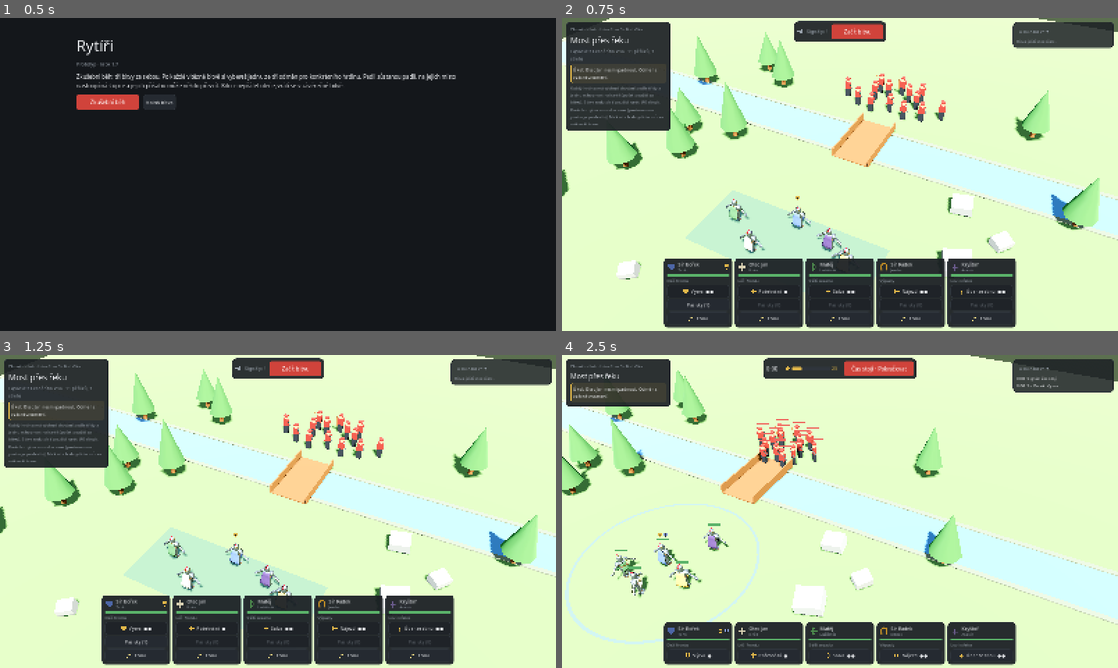
Above: before the commit, frames 1-4 (two rows, left to right).
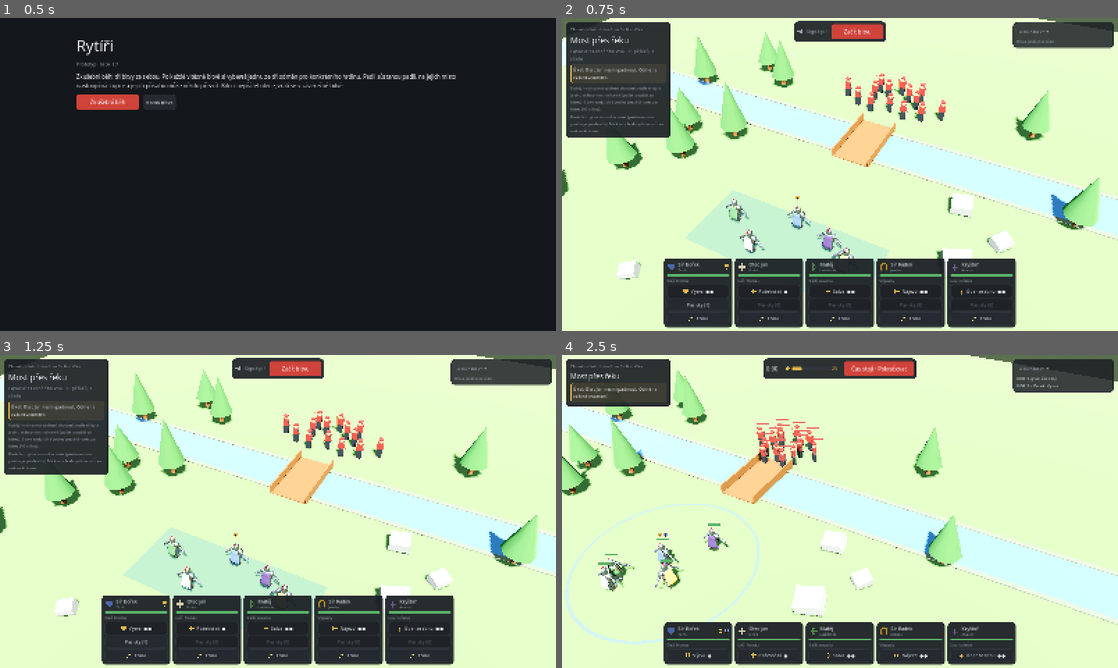
Above: after the commit, the same moments.

Repository: tomaspatolan-bit/roguelike
Game: Godot game, scene res://scenes/run/run.tscn
Same seed, same stepped clock (60 frames per second), same inputs: the game is played once before the commit and once after it.
Inputs (mouse positions are in pixels of both pictures, inside the frame that each line leads up to):
- Up to frame 1 (0.5 s): no input
- Up to frame 2 (0.75 s): click "Zkušební běh" at 0.5 s
- Up to frame 3 (1.25 s): no input
- Up to frame 4 (2.5 s): click "Začít bitvu" at 1.25 s; tap Enter at 2 s; move the mouse to (962, 495) at 2.02 s; hold D from 2.03 s (still down); tap 1 at 2.1 s; click (962, 495) at 2.17 s; tap Space at 2.27 s

Frame 1 is identical in both runs. In frame 2, 0.6% of the frame differs, in the area x 0-20%, y 26-39%; in frame 3, 0.6%; in frame 4, 1.1%, in the area x 6-26%, y 62-78%.

Commit message:
Po playtestu běhu: hrdinové nekmitají, kněz pomáhá, limit schopností za slávu
Klidová místa s tolerancí a couvání lučištníka s odstupem (pryč kmitání),
kněz jde k bojujícímu i přes přechod a když nikdo nepotřebuje léčit, bojuje,
oddíl nechodí za asasínem přes řeku. Schopnost navíc za slávu 1× za bitvu,
Požehnání se 20 s nabíjí, do další bitvy nejvýš 50 slávy.

Co-Authored-By: Claude Opus 5.5 <noreply@anthropic.com>
Claude-Session: https://claude.ai/code/session_01YTcC7gpzrVVeumCwLBkTTm

Diff:
--- a/data/rod_vlka.json
+++ b/data/rod_vlka.json
@@ -1,5 +1,5 @@
 {
-  "_info": "Rod Vlka: sestava je v units.json (knights), tad …(86 unchanged characters)… use_cost = cena použití schopnosti navíc. start_passives = pasivky a přísahy hrd …(107 unchanged characters)…
+  "_info": "Rod Vlka: sestava je v units.json (knights), tad …(86 unchanged characters)… use_cost = cena použití schopnosti navíc, extra_uses_max = kolikrát navíc smí hrdina za bitvu, carry_max = kolik slávy si rod nese do další bitvy běhu. start_passives = pasivky a přísahy hrd …(107 unchanged characters)…
   "name": "Rod Vlka",
   "glory": {
     "start": 25,
@@ -7,7 +7,9 @@
     "per_hit": 0.5,
     "per_kill": 10,
     "oath_per_second": 1.0,
-    "extra_use_cost": 40
+    "extra_use_cost": 40,
+    "extra_uses_max": 1,
+    "carry_max": 50
   },
   "start_passives": {
     "tank": [
--- a/data/units.json
+++ b/data/units.json
@@ -17,15 +17,15 @@
     "_info": "Výchozí chování tříd hrdinů. _common: help_window = jak dlouho (s) po útoku nebo zásahu se hrdina počítá jako bojující; decided_ratio = když síla jedné strany klesne pod tento podíl síly druhé, hrdinové dobojují sami.",
     "_common": {"help_window": 1.5, "decided_ratio": 0.15},
     "frontline": {"name": "Drží frontu", "desc": "Stojí kus před oddílem a napadne každého, kdo se přiblíží k němu nebo ke spojenci.", "engage": 4.5, "guard": 3.0, "ahead": 1.5},
-    "healer": {"name": "Léčí frontu", "desc": "Drží se kousek za tím, kdo bojuje, a léčí nejzraněnějšího hrdinu v dosahu.", "behind": 2.0},
+    "healer": {"name": "Léčí frontu", "desc": "Drží se kousek za tím, kdo bojuje, a léčí nejzraněnějšího hrdinu v dosahu.", "behind": 2.0, "defend": 2.5, "assist": 1},
     "archer": {"name": "Střílí zezadu", "desc": "Střílí na dostřel. Když se k němu nepřítel přiblíží, couvne.", "kite": 3.0, "kite_step": 4.0, "behind": 2.0},
     "rider": {"name": "Výpady", "desc": "Na nepřítele do 7 m od oddílu vyrazí, udeří a vrátí se k oddílu.", "engage": 7.0},
-    "assassin": {"name": "Loví střelce", "desc": "Jde po nepřátelských střelcích, když nejsou, po nejslabším nepříteli."}
+    "assassin": {"name": "Loví střelce", "desc": "Jde po nepřátelských střelcích, když nejsou, po nejslabším nepříteli.", "roams": 1}
   },
   "abilities": {
     "_info": "Schopnosti hrdinů. uses = použití za bitvu (obnova po bitvě), target = none / point (místo na zemi) / enemy (nepřítel), range = dosah cílení v m. Další čísla podle schopnosti.",
     "vyzva": {"name": "Výzva", "desc": "Na 4 s přitáhne útoky nepřátel do 6 m a dostává o 50 % menší zranění.", "uses": 2, "target": "none", "radius": 6.0, "duration": 4.0, "damage_taken": 0.5},
-    "pozehnani": {"name": "Požehnání", "desc": "Vyléčí všechny hrdiny do 8 m o 30 % jejich zdraví.", "uses": 1, "target": "none", "radius": 8.0, "heal_frac": 0.3},
+    "pozehnani": {"name": "Požehnání", "desc": "Vyléčí všechny hrdiny do 8 m o 30 % jejich zdraví.", "uses": 1, "cooldown": 20.0, "target": "none", "radius": 8.0, "heal_frac": 0.3},
     "salva": {"name": "Salva", "desc": "5 šípů do kruhu o poloměru 2 m na vybrané místo, každý za 9.", "uses": 2, "target": "point", "range": 12.0, "radius": 2.0, "arrows": 5, "dmg": 9},
     "najezd": {"name": "Nájezd", "desc": "Projede k vybranému místu (nejvýš 10 m), nepřátele v cestě zasáhne za 17 a omráčí na 1,5 s.", "uses": 2, "target": "point", "range": 10.0, "land": true, "dmg": 17, "stun": 1.5, "width": 1.0, "speed_mult": 3.0},
     "uder": {"name": "Úder ze stínu", "desc": "Skočí za vybraného nepřítele (nejvýš 8 m) a zasadí mu trojnásobný úder.", "uses": 2, "target": "enemy", "range": 8.0, "mult": 3.0}
--- a/scripts/battle/battle.gd
+++ b/scripts/battle/battle.gd
@@ -283,6 +283,7 @@
 	if (phase != Phase.BATTLE and phase != Phase.SIGNAL) or paused:
 		return
 	if not sim.can_use_ability(id):
+		ui.flash_hint(sim.ability_problem(id))
 		return
 	if sim.ability_target(id) == "none":
 		if sim.use_ability(id):
--- a/scripts/battle/battle_ui.gd
+++ b/scripts/battle/battle_ui.gd
@@ -422,7 +422,7 @@
 	tb.add_child(_label("Úkol: %s Odměna: %s." % [task["text"], task["reward"]], 13, INK, true))
 	info_box.add_child(tb)
 	if deploy:
-		info_box.add_child(_label("Každý hrdina má výchozí chování podle třídy a jednu schopnost na kartě (počet použití za bitvu). Sláva rodu platí použití navíc (%d slávy)." % int(sim.house["glory"]["extra_use_cost"]), 12, MUTED, true))
+		info_box.add_child(_label("Každý hrdina má výchozí chování podle třídy a jednu schopnost na kartě (počet použití za bitvu). Sláva rodu platí jedno použití navíc za bitvu (%d slávy)." % int(sim.house["glory"]["extra_use_cost"]), 12, MUTED, true))
 		info_box.add_child(_label("Přetáhni rytíře v modré zóně (puštěním na jiného je prohodíš). Na kartě hrdiny dole můžeš nakreslit trasu.", 12, MUTED, true))
 
 
@@ -439,7 +439,7 @@
 
 	var gl := HBoxContainer.new()
 	gl.add_theme_constant_override("separation", 4)
-	gl.tooltip_text = "Sláva rodu: roste za činy hrdinů. Za %d slávy dostane hrdina použití schopnosti navíc." % int(sim.house["glory"]["extra_use_cost"])
+	gl.tooltip_text = "Sláva rodu: roste za činy hrdinů. Za %d slávy dostane hrdina jedno použití schopnosti navíc za bitvu." % int(sim.house["glory"]["extra_use_cost"])
 	var gi := Icon.make("glory", GLORY, 18)
 	gi.size_flags_vertical = Control.SIZE_SHRINK_CENTER
 	gl.add_child(gi)
@@ -627,8 +627,17 @@
 		var labs := b.find_children("*", "Label", true, false)
 		if not labs.is_empty():
 			var base := String(sim.ability_of(id)["name"])
-			var tail := ("●".repeat(u.uses) if u.uses > 0 else "%d slávy" % int(sim.ability_cost(id)))
+			var tail := ""
+			if u.ability_cd > 0.0:
+				tail = "%d s" % ceili(u.ability_cd)
+			elif u.uses > 0:
+				tail = "●".repeat(u.uses)
+			elif sim.extra_uses_left(id) > 0:
+				tail = "%d slávy" % int(sim.ability_cost(id))
+			else:
+				tail = "vyčerpáno"
 			(labs[0] as Label).text = "%s  %s" % [base, tail]
+			b.tooltip_text = String(sim.ability_of(id).get("desc", "")) + ("\n" + sim.ability_problem(id) if sim.ability_problem(id) != "" else "")
 	if _hint_t > 0.0:
 		_hint_t -= 0.1
 		if _hint_t <= 0.0:
--- a/scripts/run/run_state.gd
+++ b/scripts/run/run_state.gd
@@ -134,7 +134,7 @@
 	last_result = res
 	var sname := stage_name()
 	var sc := Sim._read_json("res://data/scenarios/%s.json" % stage_key())
-	glory = minf(float(res["glory"]), float(house["glory"]["max"]))
+	glory = minf(float(res["glory"]), float(house["glory"].get("carry_max", house["glory"]["max"])))
 	var gb: Dictionary = res.get("glory_by", {})
 	for cls: String in gb:
 		if heroes.has(cls):
--- a/scripts/sim/battle_sim.gd
+++ b/scripts/sim/battle_sim.gd
@@ -68,6 +68,10 @@
 	var avenger: bool = false     # Mstitel: padl spojenec
 	var target_id: String = ""    # nepřítel: na koho právě útočí
 	var leader: bool = false      # vůdce nepřátel: když padne, zlomí se morálka
+	var extra_used: int = 0       # kolikrát hrdina v bitvě použil schopnost navíc za slávu
+	var ability_cd: float = 0.0   # nabíjení schopnosti (s), než jde použít znovu
+	var kiting: bool = false      # lučištník právě couvá (couvá, dokud nemá odstup)
+	var assisting: bool = false   # kněz pomáhá v boji (léčí dál, z dosahu léčení nemusí)
 	var mounted: bool = false
 	var vs_mounted: float = 1.0   # násobek poškození proti jízdě
 	var ignores: Array = []       # druhy terénu, které jednotku nezpomalují ("les")
@@ -498,11 +502,22 @@
 func _group_center(exclude: Unit = null) -> Vector2:
 	var sum := Vector2.ZERO
 	var n := 0
+	var roamers := Vector2.ZERO
+	var nr := 0
 	for k in living(SIDE_KNIGHT):
-		if k != exclude:
-			sum += k.pos
-			n += 1
-	return sum / n if n > 0 else (exclude.pos if exclude != null else Vector2.ZERO)
+		if k == exclude:
+			continue
+		if _bparam(k, "roams", 0.0) > 0.0:
+			roamers += k.pos   # kdo se toulá (asasín), netáhne oddíl za sebou
+			nr += 1
+			continue
+		sum += k.pos
+		n += 1
+	if n > 0:
+		return sum / n
+	if nr > 0:
+		return roamers / nr
+	return exclude.pos if exclude != null else Vector2.ZERO
 
 
 ## Nejbližší jiný hrdina, který v posledních chvílích bojoval (útočil nebo dostal zásah).
@@ -510,7 +525,8 @@
 	var window := float(units_data["behaviors"]["_common"]["help_window"])
 	var list: Array[Unit] = []
 	for k in living(SIDE_KNIGHT):
-		if k != u and t - k.combat_t <= window:
+		# za tím, kdo se toulá sám (asasín), oddíl nechodí: táhl by ho přes řeku do přesily
+		if k != u and t - k.combat_t <= window and _bparam(k, "roams", 0.0) <= 0.0:
 			list.append(k)
 	return _nearest(list, u.pos)
 
@@ -536,12 +552,38 @@
 	return float(house["glory"]["extra_use_cost"])
 
 
+## Kolik použití navíc za slávu hrdinovi v této bitvě zbývá.
+func extra_uses_left(id: String) -> int:
+	var u := by_id(id)
+	if u == null:
+		return 0
+	return maxi(0, int(house["glory"].get("extra_uses_max", 1)) - u.extra_used)
+
+
+## Proč schopnost teď nejde použít ("" = jde). Pro nápovědu v UI.
+func ability_problem(id: String) -> String:
+	var u := by_id(id)
+	if u == null or not u.alive() or u.ability == "":
+		return "Hrdina nemá schopnost."
+	if u.ability_cd > 0.0:
+		return "Schopnost se nabíjí (%d s)." % ceili(u.ability_cd)
+	if u.uses > 0:
+		return ""
+	if extra_uses_left(id) <= 0:
+		return "Schopnost je pro tuto bitvu vyčerpaná."
+	if glory < ability_cost(id):
+		return "Chybí sláva (%d)." % int(ability_cost(id))
+	return ""
+
+
 ## Jde schopnost použít (bez ohledu na cíl)?
 func can_use_ability(id: String) -> bool:
 	var u := by_id(id)
 	if u == null or u.side != SIDE_KNIGHT or not u.alive() or u.ability == "" or over != "" or u.dashing:
 		return false
-	return u.uses > 0 or glory >= ability_cost(id)
+	if u.ability_cd > 0.0:
+		return false
+	return u.uses > 0 or (extra_uses_left(id) > 0 and glory >= ability_cost(id))
 
 
 ## Druh cíle schopnosti: "none", "point" (místo na zemi), "enemy" (nepřítel).
@@ -627,6 +669,8 @@
 		u.uses -= 1
 	else:
 		glory -= ability_cost(id)
+		u.extra_used += 1
+	u.ability_cd = float(a.get("cooldown", 0.0))
 	abilities_used += 1
 	var where: Vector2 = u.pos
 	match u.ability:
@@ -1068,6 +1112,15 @@
 
 
 ## Dojít na místo; rytíř s přísahou Nikdy neustoupí nejde tam, kde by byl dál od nepřítele.
+## Klidové místo (za oddílem, vedle oddílu…): kdo stojí a je blízko, zůstane stát.
+## Rozejde se, až se místo vzdálí o víc než `settle` m. Bez toho hrdinové kmitají
+## (krok, stop, krok), protože se jejich místa počítají jeden od druhého.
+func _settle(u: Unit, p: Vector2, dt: float, stop: float, foes: Array[Unit]) -> void:
+	if not u.moving and u.pos.distance_to(p) <= stop + _bparam(u, "settle", 1.2):
+		return
+	_go(u, p, dt, stop, foes)
+
+
 func _go(u: Unit, p: Vector2, dt: float, stop: float, foes: Array[Unit]) -> void:
 	if u.pos.distance_to(p) <= stop:
 		u.moving = false
@@ -1200,15 +1253,15 @@
 	if _no_retreat(u):
 		u.moving = false   # Stát pevně: bez nepřítele stojí, kde je
 		return
-	_go(u, spot, dt, 0.6, foes)
+	_settle(u, spot, dt, 0.6, foes)
 
 
 ## Kněz: drží se kousek za tím, kdo bojuje (léčí ho), jinak za středem oddílu.
 func _think_healer(u: Unit, dt: float, foes: Array[Unit]) -> void:
 	var behind := _bparam(u, "behind", 2.0)
 	var close := _nearest(foes, u.pos)
-	if close != null and u.pos.distance_to(close.pos) <= u.reach + 0.5:
-		_engage(u, close, dt)
+	if close != null and u.pos.distance_to(close.pos) <= maxf(u.reach + 0.5, _bparam(u, "defend", 0.0)):
+		_engage(u, close, dt)   # nepřítel u kněze: brání se (a pomáhá tomu, koho léčí)
 		return
 	var mate := _engaged_ally(u)
 	var anchor: Vector2
@@ -1218,13 +1271,35 @@
 		return
 	if mate != null:
 		var fn := _nearest(foes, mate.pos)
+		# nikdo v dosahu léčení nepotřebuje: kněz nestojí, pomůže tomu, kdo bojuje.
+		# Léčí dál (léčení je v dosahu i z boje); couvne, až je sám zraněný pod polovinu.
+		if u.hp < u.maxhp * 0.5:
+			u.assisting = false
+		elif _bparam(u, "assist", 0.0) > 0.0 and not _needs_heal(u):
+			u.assisting = true
+		if u.assisting and fn.pos.distance_to(mate.pos) <= mate.reach + 1.5:
+			_engage(u, fn, dt)
+			return
 		anchor = mate.pos + (mate.pos - fn.pos).normalized() * behind
-	else:
-		var c := _group_center(u)
-		anchor = c + (c - close.pos).normalized() * behind
+		if _in_water(anchor):
+			# za bojujícím je voda (boj na mostě, u brodu): jde k němu přes přechod
+			_go(u, mate.pos, dt, behind, foes)
+			return
+		_settle(u, anchor, dt, 0.5, foes)
+		return
+	var c := _group_center(u)
+	anchor = c + (c - close.pos).normalized() * behind
 	if _in_water(anchor):
 		anchor = u.pos
-	_go(u, anchor, dt, 0.8, foes)
+	_settle(u, anchor, dt, 0.8, foes)
+
+
+## Potřebuje někdo v dosahu kněze léčení?
+func _needs_heal(u: Unit) -> bool:
+	for k in living(SIDE_KNIGHT):
+		if k.hp < k.maxhp * 0.85 and k.pos.distance_to(u.pos) <= u.heal_range + 2.0:
+			return true
+	return false
 
 
 ## Lučištník: střílí na dostřel; když se nepřítel přiblíží, couvne; jinak se drží za oddílem
@@ -1238,13 +1313,19 @@
 		if k != u and not k.ranged and k.behavior != "healer" and k.pos.distance_to(u.pos) <= 6.0:
 			cover = true
 			break
-	if close != null and cover and u.pos.distance_to(close.pos) < kite and not _no_retreat(u):
+	# couvá, dokud nemá odstup kite + kite_gap (jinak by kmital: krok, výstřel, krok)
+	if close == null or not cover or u.pos.distance_to(close.pos) >= kite + _bparam(u, "kite_gap", 1.5):
+		u.kiting = false
+	elif u.pos.distance_to(close.pos) < kite:
+		u.kiting = true
+	if u.kiting and not _no_retreat(u):
 		var away := u.pos + (u.pos - close.pos).normalized() * _bparam(u, "kite_step", 4.0)
 		# necouvá donekonečna: nejdál pár metrů za místo, kde začínal
 		if not _in_water(away) and away.y >= u.home.y - _bparam(u, "kite_limit", 6.0):
 			_walk(u, away, dt, 0.2)
 			if u.moving:
 				return
+		u.kiting = false
 	var cand: Array[Unit] = []
 	for f in foes:
 		if f.pos.distance_to(u.pos) <= u.reach:
@@ -1256,13 +1337,13 @@
 		return
 	var mate := _engaged_ally(u)
 	if mate != null:
-		_go(u, mate.pos, dt, u.reach * 0.8, foes)
+		_settle(u, mate.pos, dt, u.reach * 0.8, foes)
 		return
 	var c := _group_center(u)
 	var spot := c + (c - close.pos).normalized() * _bparam(u, "behind", 2.0)
 	if _in_water(spot):
 		spot = u.pos
-	_go(u, spot, dt, 0.8, foes)
+	_settle(u, spot, dt, 0.8, foes)
 
 
 ## Jezdec: na nepřítele do `engage` m od oddílu vyrazí, udeří a vrátí se k oddílu.
@@ -1281,7 +1362,7 @@
 	var spot := c + Vector2(side * 2.0, 0.0) + (nf.pos - c).normalized() * 0.5
 	if _in_water(spot):
 		spot = u.pos
-	_go(u, spot, dt, 1.0, foes)
+	_settle(u, spot, dt, 1.0, foes)
 
 
 ## Nájezd: jede rychle k cíli, každého nepřítele v cestě zasáhne a omráčí.
@@ -1510,6 +1591,7 @@
 		u.atk = maxf(0.0, u.atk - dt)
 		u.hit = maxf(0.0, u.hit - dt)
 		u.taunt_t = maxf(0.0, u.taunt_t - dt)
+		u.ability_cd = maxf(0.0, u.ability_cd - dt)
 		u.stun_t = maxf(0.0, u.stun_t - dt)
 		u.hidden_t = maxf(0.0, u.hidden_t - dt)
 		u.shield_t = maxf(0.0, u.shield_t - dt)
--- a/tests/test_battle_sim.gd
+++ b/tests/test_battle_sim.gd
@@ -28,6 +28,8 @@
 	_test_target_priority(data)
 	_test_morale(data)
 	_test_decided(data)
+	for sid: String in Sim.scenario_list():
+		_test_calm(sid)
 	_test_oath_and_signal(data)
 	_test_stand_firm(data)
 	var brod := Sim.load_data("brod_a_les")
@@ -163,6 +165,46 @@
 	s.glory = 50.0
 	var cost := s.ability_cost("tank")
 	_check(cost > 0.0 and s.use_ability("tank") and is_equal_approx(s.glory, 50.0 - cost), "použití navíc stojí slávu")
+	s.glory = 100.0
+	tank.ability_cd = 0.0
+	_check(not s.can_use_ability("tank") and s.ability_problem("tank") != "", "za slávu jde schopnost navíc jen jednou za bitvu")
+
+	# Požehnání se po použití nabíjí
+	var s2 := Sim.new(data, Sim.default_setup(data, 0), 57)
+	s2.glory = 100.0
+	_check(s2.use_ability("knez"), "Požehnání jde použít")
+	_check(not s2.can_use_ability("knez"), "hned znovu ne (nabíjí se)")
+	var cd: float = s2.ability_of("knez").get("cooldown", 0.0)
+	while s2.t < cd + 0.5 and s2.over == "":
+		s2.step(DT)
+		s2.events.clear()
+	_check(s2.can_use_ability("knez"), "po nabití jde Požehnání za slávu znovu")
+
+
+## Nikdo nekmitá: hrdina v klidu nestřídá krok a stání pořád dokola, kněz nestojí celou bitvu.
+func _test_calm(sid: String) -> void:
+	var data := Sim.load_data(sid)
+	var s := Sim.new(data, Sim.default_setup(data, 0), 7)
+	var toggles := {}
+	var last := {}
+	var knez_idle := 0.0
+	while s.over == "" and s.t < 60.0:
+		s.step(DT)
+		s.events.clear()
+		_auto_abilities(s)
+		for u in s.living(Sim.SIDE_KNIGHT):
+			var calm := s.t - u.combat_t > 1.5   # v boji se za pohyblivým cílem rozbíhat smí
+			if calm and last.has(u.id) and last[u.id] != u.moving:
+				toggles[u.id] = int(toggles.get(u.id, 0)) + 1
+			last[u.id] = u.moving
+			if u.id == "knez" and not u.moving and s.t - u.combat_t > 1.0:
+				knez_idle += DT
+	var worst := 0
+	for id: String in toggles:
+		worst = maxi(worst, int(toggles[id]))
+	print("[%s] kmitání mimo boj (rozjezdy a zastavení): %s, kněz stál bez boje %.0f s z %.0f s" % [sid, toggles, knez_idle, s.t])
+	_check(worst <= 16, "[%s] hrdinové nekmitají (nejvíc %d změn)" % [sid, worst])
+	_check(knez_idle <= s.t * 0.5, "[%s] kněz nestojí víc než půl bitvy" % sid)
 
 
 ## Výchozí chování: tank jde před oddíl, lučištník couvne před blízkým nepřítelem, kněz se drží za bojujícím,
--- a/tests/test_run.gd
+++ b/tests/test_run.gd
@@ -51,7 +51,7 @@
 	# bitva 1: padne Bořek (s přísahou), utečou 2 lapkové a střelec
 	r.record_battle(_fake("win", ["tank"], ["lapka", "lapka", "strelec"], 61.0))
 	_check(r.stage == 1 and r.over == "", "po vítězství se jde dál")
-	_check(r.glory == 61.0, "sláva se přenáší")
+	_check(r.glory == 50.0, "sláva se přenáší, nejvýš carry_max (61 → 50)")
 	_check(r.hero_name("tank") == "Sir Vítek", "nastoupil nástupce stejné třídy")
 	_check((r.heroes["tank"]["passives"] as Array).is_empty(), "nástupce začíná bez pasivek")
 	_check(r.fallen.size() == 1 and r.fallen[0]["name"] == "Sir Bořek", "padlý je v seznamu padlých")
Not shown, changed: docs/context/beh.md
Not shown, changed: docs/context/data.md
Not shown, changed: docs/context/simulace.md
Not shown, changed: docs/context/testy.md
Not shown, changed: docs/context/ui.md
Not shown, changed: docs/playtesty.md
Not shown, changed: docs/rozhodnuti.md
Not shown, changed: docs/stav.md
